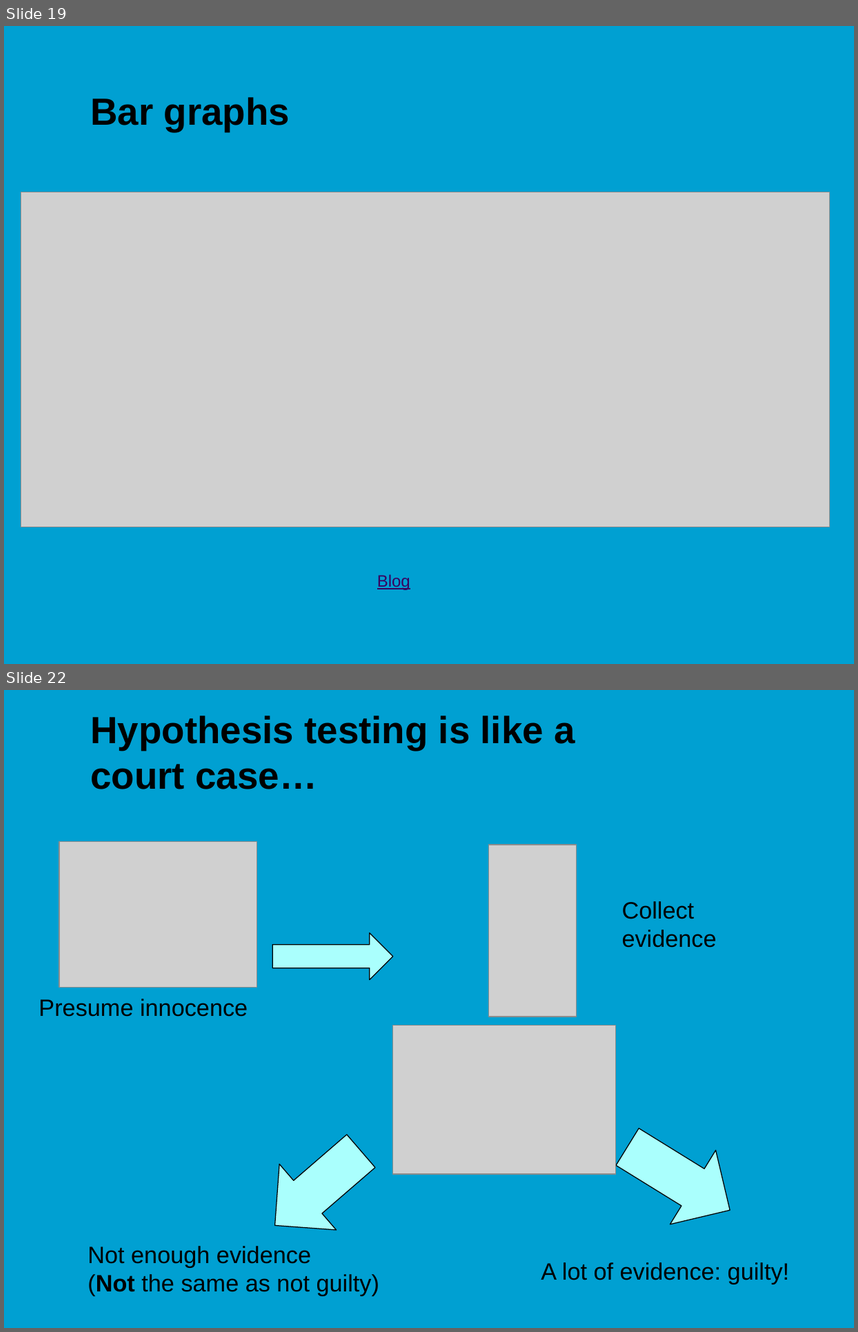
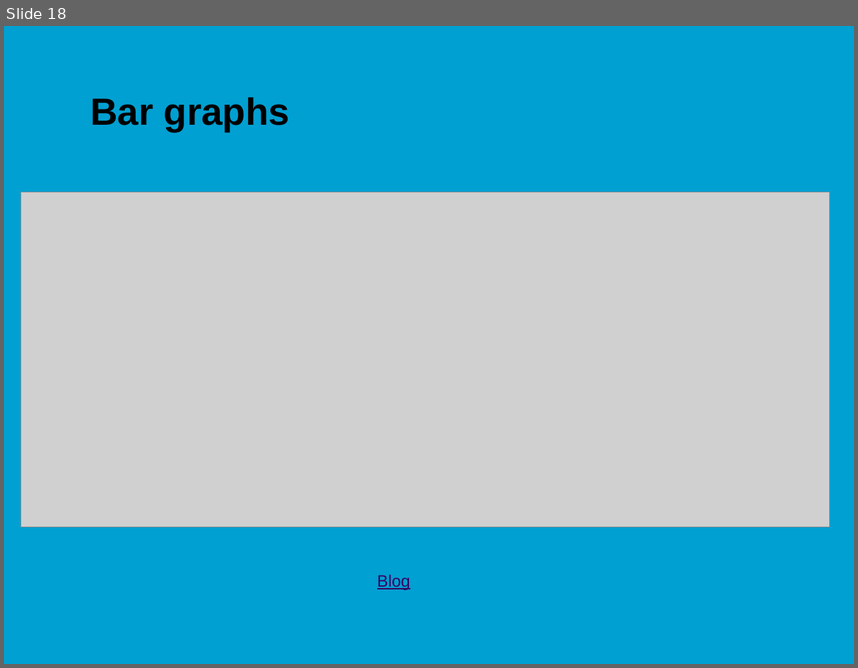
Before and after one commit to jonasmoons/data-driven-learning, a slide deck: slides/Week 2.pptx. Shown one above the other, each under a label of ours: slides 19 and 22 before the commit, slide 18 after it; the slides between them are not shown. The pictures are 858x1332 and 858x668 pixels, drawn with LibreOffice and Linux fonts; fonts in the diff are those of the drawing; grey boxes stand for pictures; background and template pictures are left out. Boxes give left, top, right and bottom in pixels: in the first picture for what was removed or moved away, otherwise in the second. Text is boxed around its words. In the diff, an @@ line names an element or a change of style, - is before the commit and + after.

```diff
--- a/slides/Week 2.pptx
+++ b/slides/Week 2.pptx
@@ slide 22 removed at box(4, 690, 854, 1328), background picture (left out) @@
@@ title removed at box(90, 716, 575, 789) @@
-Hypothesis testing is like a court case…
@@ picture removed at box(59, 841, 257, 987) @@
@@ picture removed at box(488, 845, 576, 1016) @@
@@ text removed at box(622, 901, 717, 947) @@
-Collect evidence
@@ right arrow removed at box(272, 933, 393, 980) @@
@@ text removed at box(38, 998, 248, 1016) @@
-Presume innocence
@@ picture removed at box(393, 1025, 616, 1174) @@
@@ down arrow removed at box(246, 1118, 389, 1258) @@
@@ down arrow removed at box(605, 1110, 753, 1247) @@
@@ text removed at box(87, 1245, 379, 1295) @@
-Not enough evidence
-(Not the same as not guilty)
@@ text removed at box(541, 1262, 789, 1284) @@
-A lot of evidence: guilty!
@@ what was slide 19 is now slide 18 @@
```
Also in this commit, not shown: 5 slides changed, 10 slides added, 11 other slides removed, 55 other files.
